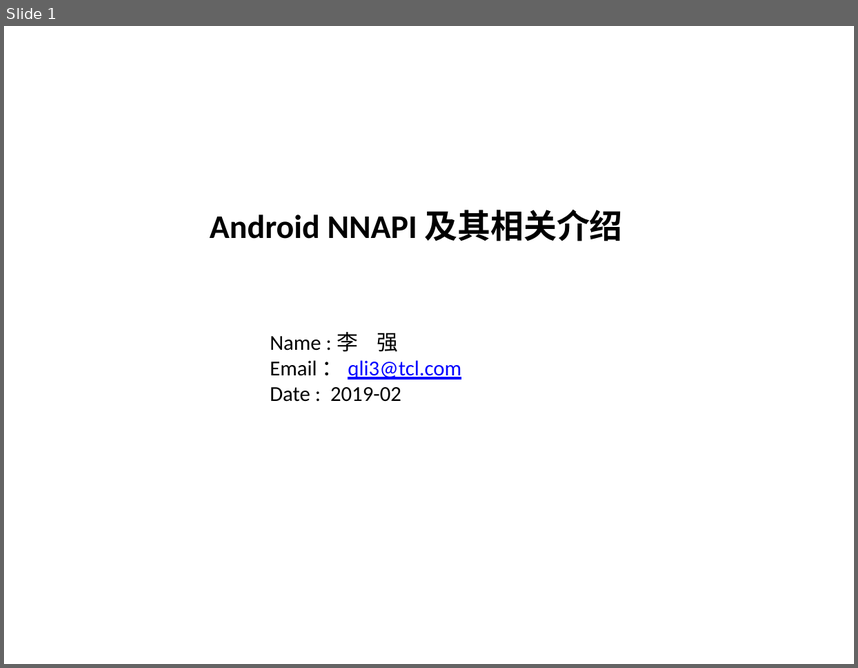
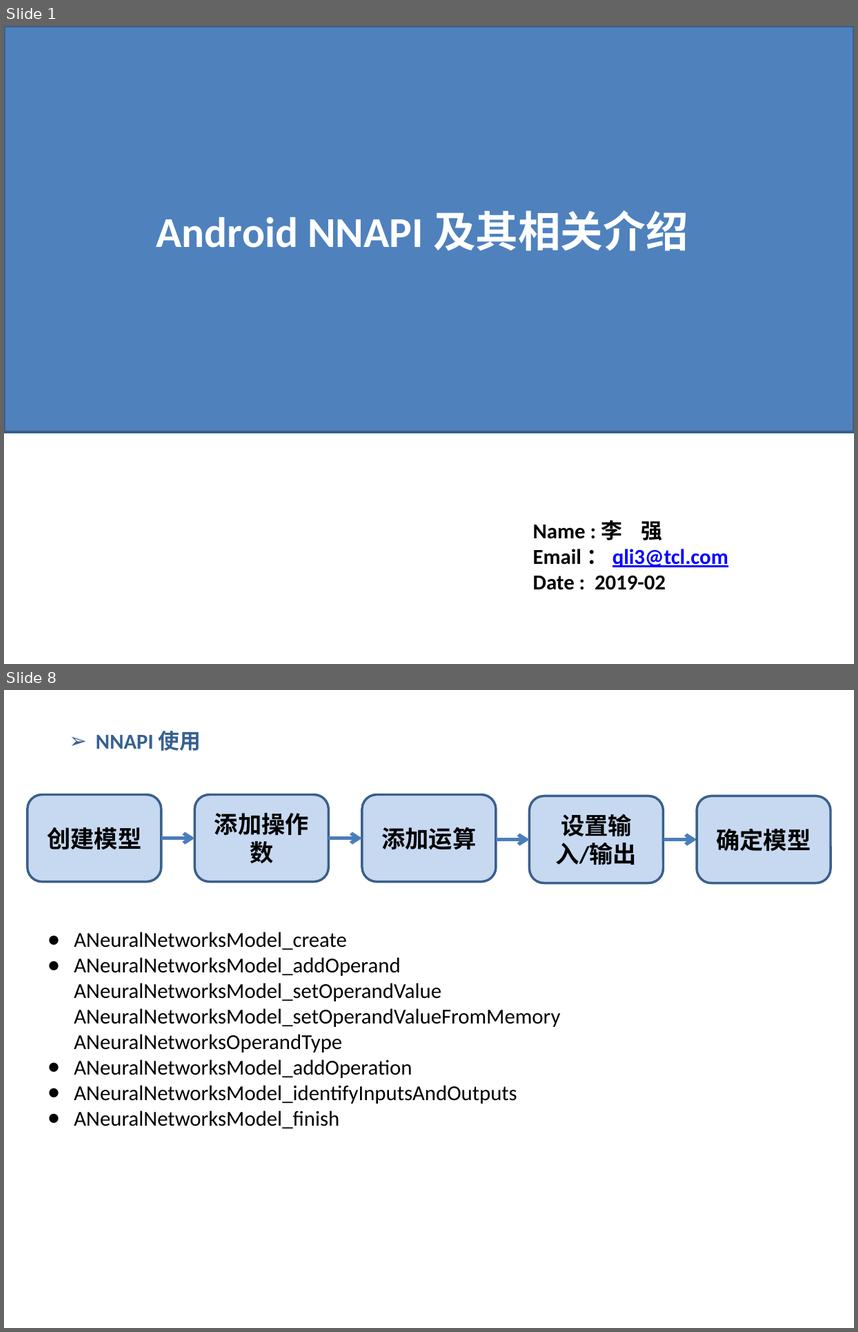
Before and after one commit to lqktz/document, a slide deck: temp/NNAPI.pptx. Shown one above the other, each under a label of ours: slide 1 before the commit, slides 1 and 8 after it; the slides between them are not shown. The pictures are 858x668 and 858x1332 pixels, drawn with LibreOffice and Linux fonts; fonts in the diff are those of the drawing. Boxes give left, top, right and bottom in pixels: in the first picture for what was removed or moved away, otherwise in the second. Text is boxed around its words. In the diff, an @@ line names an element or a change of style, - is before the commit and + after.

```diff
--- a/temp/NNAPI.pptx
+++ b/temp/NNAPI.pptx
@@ slide 8 added at <box>4,690,854,1328</box>, background #FFFFFF @@
@@ text added at <box>96,731,201,751</box>, 18 pt, text #376092, bold @@
+➢ NNAPI 使用
@@ rounded rectangle added at <box>27,795,161,881</box>, fill #C6D9F1, outline #3A5F8C 2 pt, 20 pt, text #000000, bold @@
+创建模型
@@ rounded rectangle added at <box>194,795,328,881</box>, fill #C6D9F1, outline #3A5F8C 2 pt, 20 pt, text #000000, bold @@
+添加操作数
@@ rounded rectangle added at <box>362,795,495,881</box>, fill #C6D9F1, outline #3A5F8C 2 pt, 20 pt, text #000000, bold @@
+添加运算
@@ rounded rectangle added at <box>529,796,663,883</box>, fill #C6D9F1, outline #3A5F8C 2 pt, 20 pt, text #000000, bold @@
+设置输入/输出
@@ rounded rectangle added at <box>697,796,831,883</box>, fill #C6D9F1, outline #3A5F8C 2 pt, 20 pt, text #000000, bold @@
+确定模型
@@ arrow added from (161, 838) to (194, 838), #4B7EBC 3 pt @@
@@ arrow added from (329, 838) to (362, 838), #4B7EBC 3 pt @@
@@ arrow added from (496, 840) to (529, 840), #4B7EBC 3 pt @@
@@ arrow added from (664, 840) to (697, 840), #4B7EBC 3 pt @@
@@ text added at <box>74,931,560,1128</box>, 18 pt, text #000000 @@
+● ANeuralNetworksModel_create
+● ANeuralNetworksModel_addOperand
+  ANeuralNetworksModel_setOperandValue
+  ANeuralNetworksModel_setOperandValueFromMemory
+  ANeuralNetworksOperandType
+● ANeuralNetworksModel_addOperation
+● ANeuralNetworksModel_identifyInputsAndOutputs
+● ANeuralNetworksModel_finish
@@ slide 1 changed as well @@
@@ rectangle added at <box>4,26,854,432</box>, fill #4F81BD, outline #3A5F8C 2 pt @@
@@ text "Android NNAPI 及其相关介绍": place and size @@
-text "Android NNAPI 及其相关介绍" at <box>210,210,623,241</box>
+text "Android NNAPI 及其相关介绍" at <box>156,210,688,251</box>
@@ text "Android NNAPI 及其相关介绍" at <box>156,210,688,251</box>: size 28 to 36 pt, text colour #000000 to #FFFFFF @@
@@ text "Name : 李 强 Email ...": place and size @@
-text "Name : 李 强 Email ..." at <box>270,332,461,401</box>
+text "Name : 李 强 Email ..." at <box>533,519,728,590</box>
@@ text "Name : 李 强 Email ..." at <box>533,519,728,590</box>: bold on @@
```
Also in this commit, not shown: 24 other slides added, 1 slide removed.
